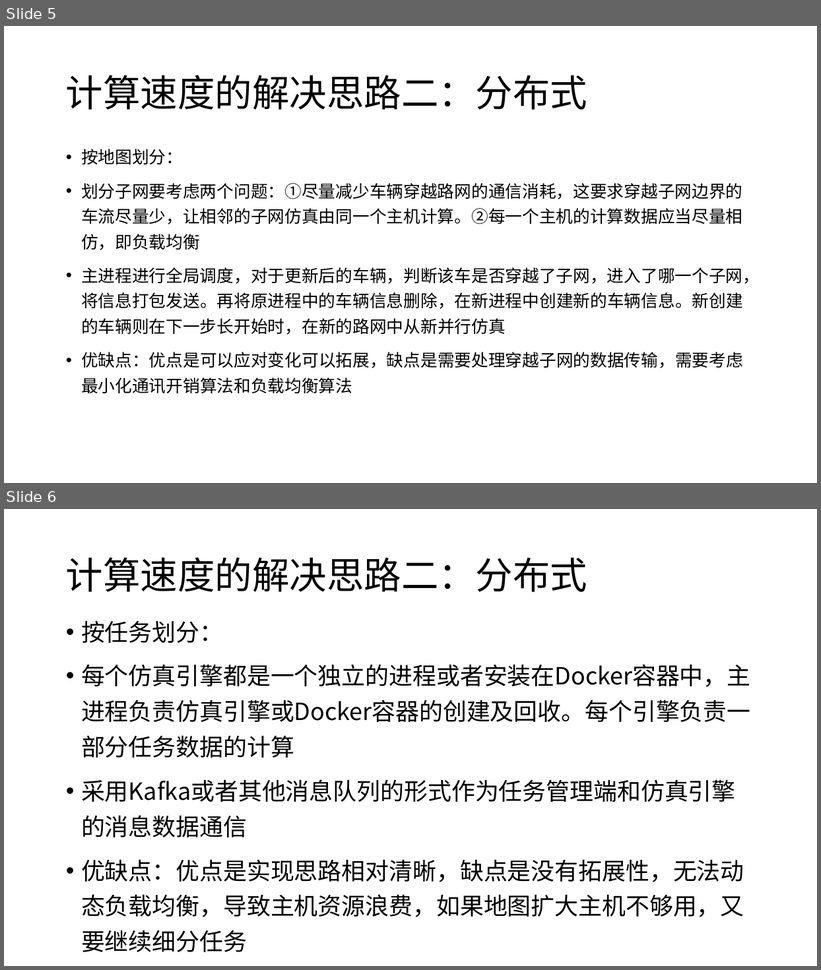
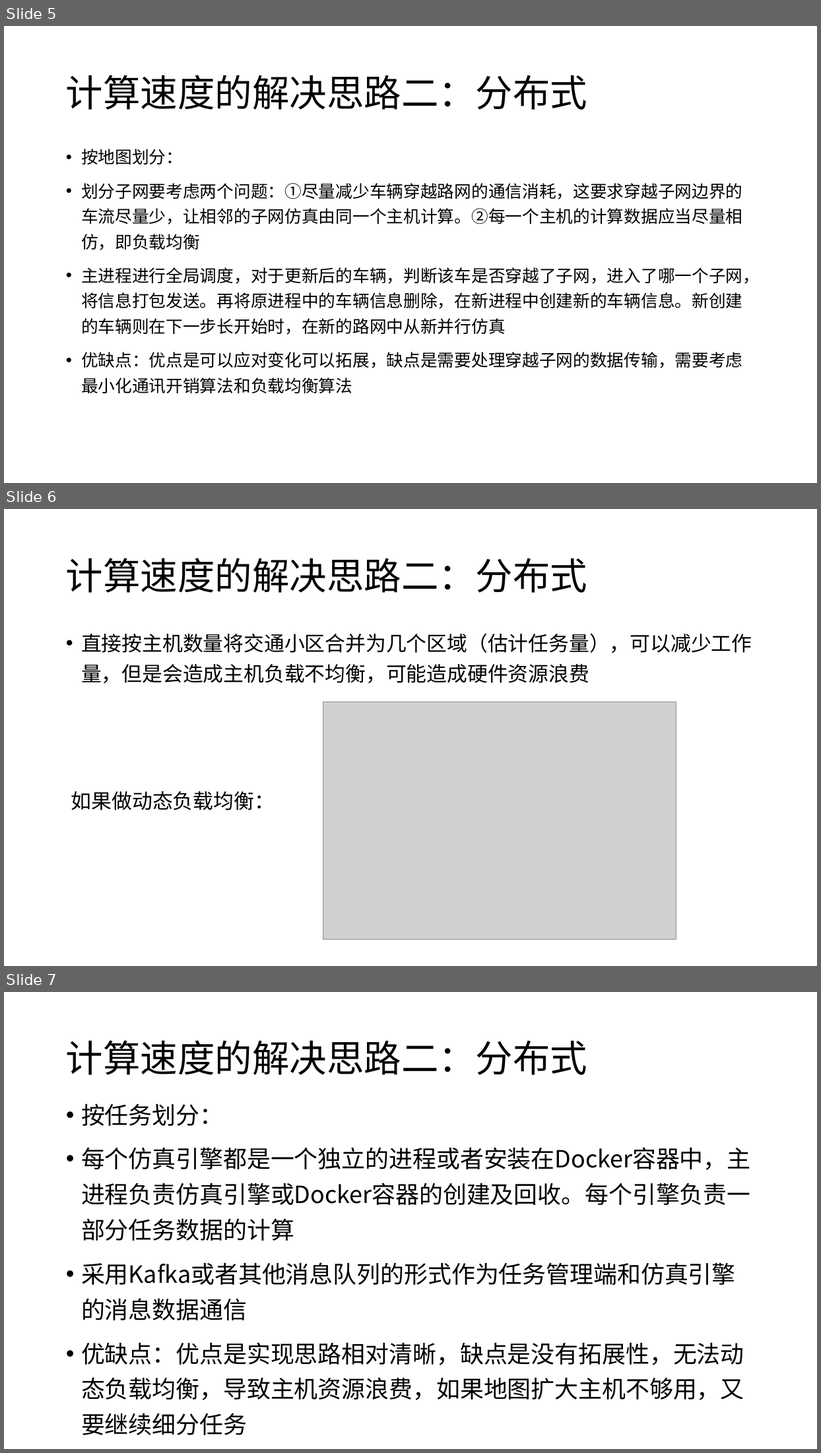
Before and after one commit to pangliangzju/sucsoft-lzjt, a slide deck: 计算速度的解决思路.pptx. Shown one above the other, each under a label of ours: slides 5 and 6 before the commit, slides 5, 6 and 7 after it. The pictures are 821x970 and 821x1453 pixels, drawn with LibreOffice and Linux fonts; fonts in the diff are those of the drawing; grey boxes stand for pictures. Boxes give left, top, right and bottom in pixels: in the first picture for what was removed or moved away, otherwise in the second. Text is boxed around its words. In the diff, an @@ line names an element or a change of style, - is before the commit and + after.

Commit message:
add some info to 2.28

```diff
--- a/计算速度的解决思路.pptx
+++ b/计算速度的解决思路.pptx
@@ slide 6 added at [4, 509, 817, 966], background #FFFFFF @@
@@ title added at [66, 558, 587, 593], 44 pt, text #000000 @@
+计算速度的解决思路二：分布式
@@ text added at [81, 633, 752, 683], 24 pt, text #000000 @@
+• 直接按主机数量将交通小区合并为几个区域（估计任务量），可以减少工作量，但是会造成主机负载不均衡，可能造成硬件资源浪费
@@ picture added at [323, 702, 677, 940] @@
@@ text added at [71, 791, 275, 811], 24 pt, text #000000 @@
+如果做动态负载均衡：
@@ what was slide 6 is now slide 7 @@
```
